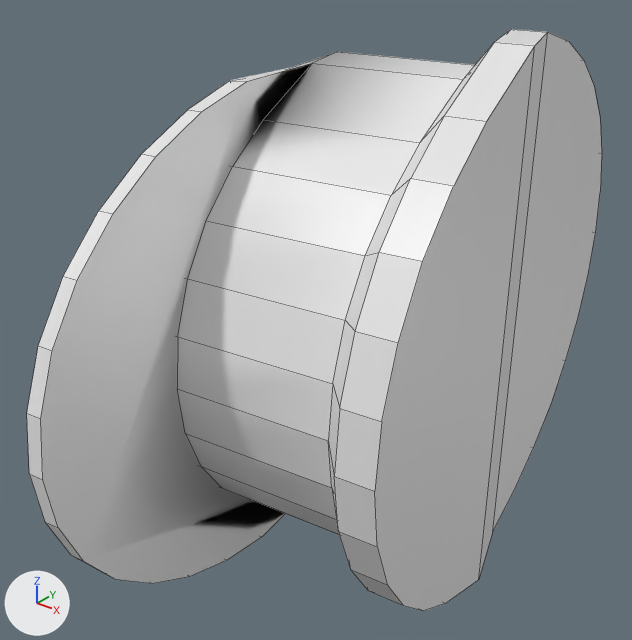
One commit to the FBX model models_X/Static/clothes/m_soldiercap.fbx: the scene before it, then after it.
Camera for both pictures: a 50 mm camera at (0.002545, -0.001849, 0.001048) aimed at (0.001215, -0.000186, 0.000017). Arrows for +X, +Y and +Z are at lower left; the lights stay in place. Mesh edges are drawn as thin lines.

Names of what the first picture shows: 'Commander Cap.001'.
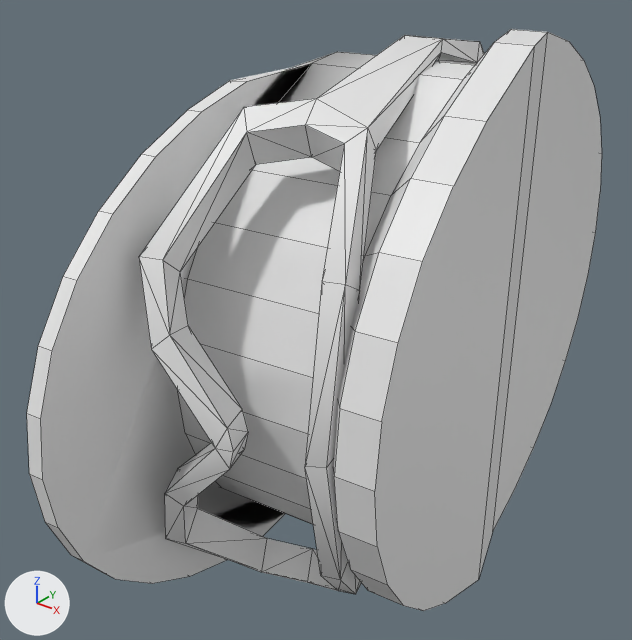
Location of each change, [x1, y1, x2, y2] in pixels of the pictures (632 x 640 px):
part 1 of me_circle_001, added: after [139, 35, 484, 594]

The change, as a diff of the scene's bpy script:
```diff
--- a/models_X/Static/clothes/m_soldiercap.fbx.py
+++ b/models_X/Static/clothes/m_soldiercap.fbx.py
@@ me_circle_001 @@
 # used by ob_commander_cap_001; location = (0.0, 0.0, 0.0)
-me_circle_001.from_pydata(...)  # 162 vertices, 127 faces; spans x 0.00097..0.00177, y -0.00108..0.00095, z -0.00073..0.00076
-me_circle_001.materials.append(mat_material_001)  # white #e7e7e7
+me_circle_001.from_pydata(...)  # 250 vertices, 307 faces; spans x 0.00097..0.00177, y -0.00108..0.00095, z -0.00073..0.00076
+# me_circle_001 part 1: a new loose piece of 88 vertices spanning x 0.00107..0.00167, y -0.00082..0.00089, z -0.00068..0.00071
```
